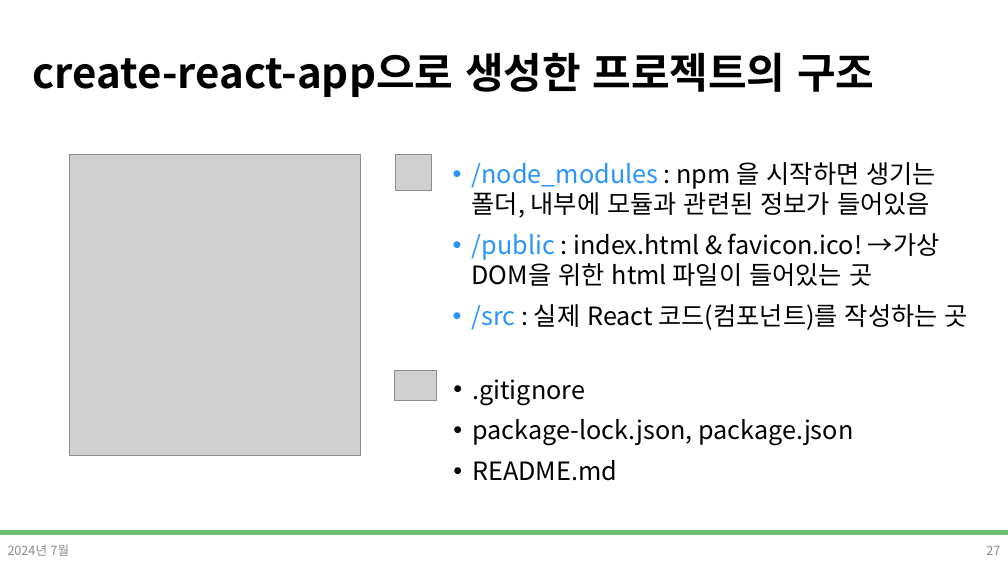
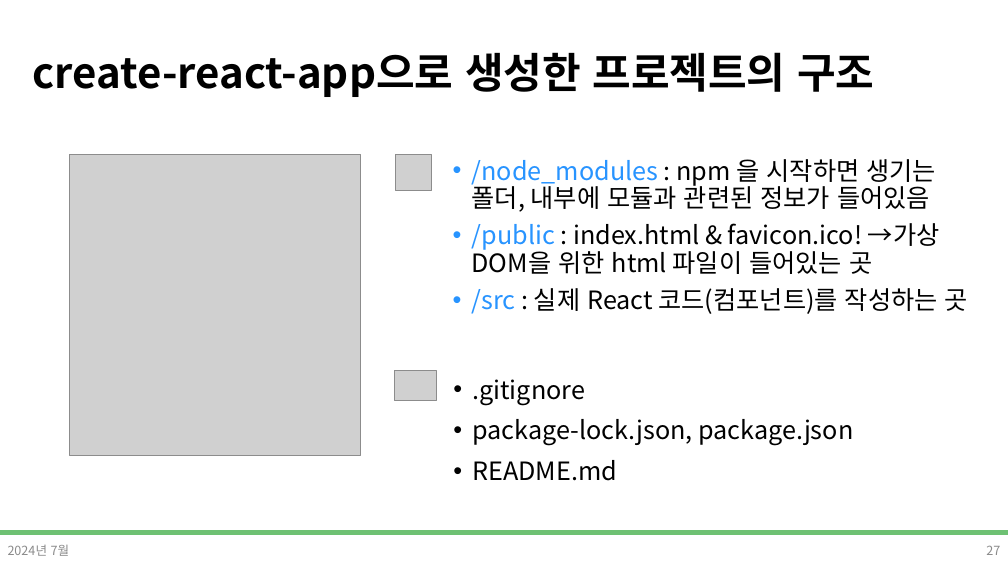
Before and after one commit to DevDamon0527/SeSAC_Yeongdeungpo_Campus_6th, a slide deck: slide 27 of material/[SeSAC_YDP_6] 22_React_소개.pptx. Drawn at 1008x567 pixels with LibreOffice and Linux fonts; fonts in the diff are those of the drawing; grey boxes stand for pictures; background and template pictures are left out. Boxes give left, top, right and bottom in pixels: in the first picture for what was removed or moved away, otherwise in the second. Text is boxed around its words. In the diff, an @@ line names an element or a change of style, - is before the commit and + after.

Commit message:
react 수업 준비 ppx (7/29)

```diff
--- a/material/[SeSAC_YDP_6] 22_React_소개.pptx
+++ b/material/[SeSAC_YDP_6] 22_React_소개.pptx
@@ text "/node_modules : npm 을 시작하면 ..." at [472, 159, 968, 314]: line spacing 1 to 0.9 @@
```
Also in this commit, not shown: 1 other slide changed, 2 other files.
